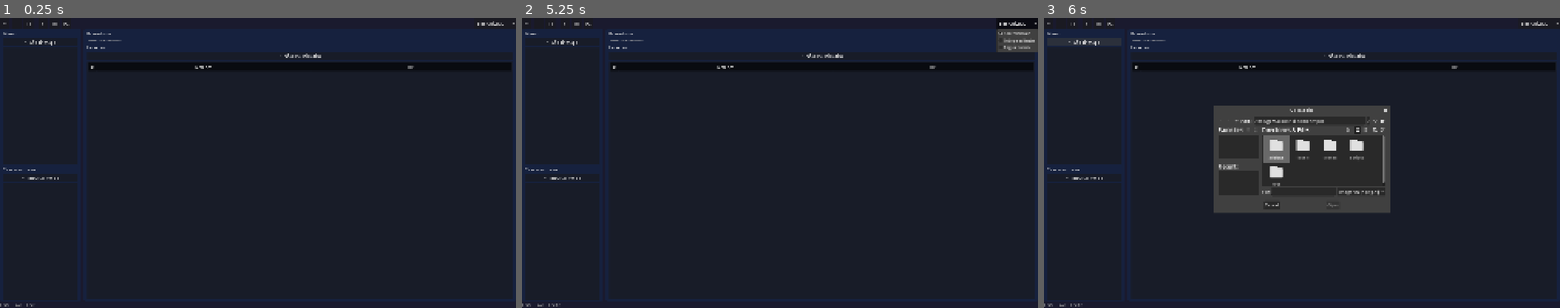
Above: before the commit, frames 1-3 (left to right).
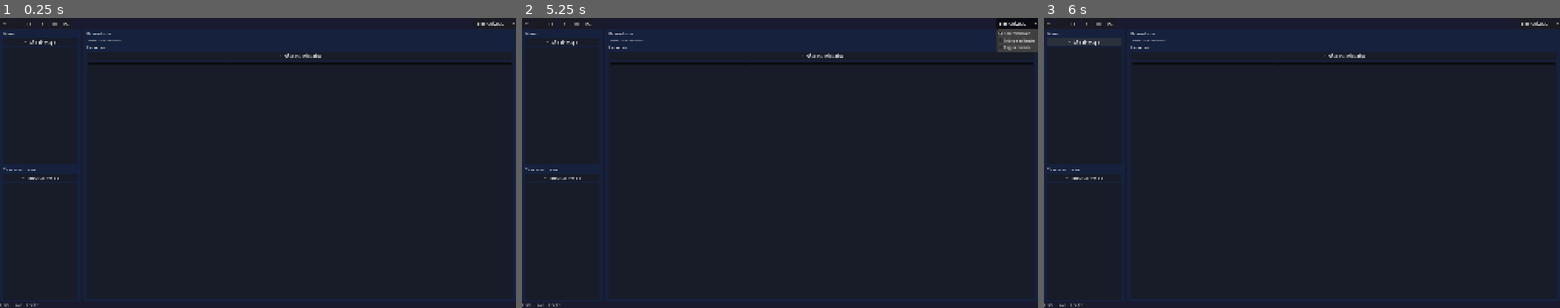
Above: after the commit, the same moments.

Repository: DEVizzent/BattleMapToolkit
Game: Godot game, scene res://scenes/ui/dm_window.tscn
Two runs of this game, one before a commit and one after it. Both use one fixed random seed, a clock stepped at 60 frames per second and the inputs below. This scene is started directly instead of the project's main scene.
Inputs:
- Up to frame 1 (0.25 s): no input
- Up to frame 2 (5.25 s): click "+" at 0.5 s; click "-" at 1.25 s; click "[ ]" at 2 s; click "#" at 2.75 s; click "M" at 3.5 s; click "FX" at 4.25 s; click "Sincronizado" at 5 s
- Up to frame 3 (6 s): click "+ Añadir mapa" at 5.75 s

The runs differ from the first frame. In frame 1, less than 0.1% of the frame differs, in the area x 6-81%, y 16-100%; in frame 2, less than 0.1%; in frame 3, 7.2%, in the area x 17-81%, y 16-68%.
Error after the commit: Parse Error: Value of type "String" cannot be assigned to a variable of type "int". (res://scripts/ui/dm_window.gd:94)

Commit message:
fix: tipo explicito en dm_window.gd:93 y limpieza de estado en test_recent_sessions

Diff:
--- a/scripts/ui/dm_window.gd
+++ b/scripts/ui/dm_window.gd
@@ -90,7 +90,7 @@
 
 func _on_view_mode_changed(idx: int) -> void:
 	var modes := {0: "synced", 1: "independent", 2: "follow_turn"}
-	var mode := modes.get(idx, "synced")
+	var mode: String = modes.get(idx, "synced")
 	GameState.view_mode = mode
 	EventBus.view_mode_changed.emit(mode)
 
--- a/test/test_sessions/test_recent_sessions.gd
+++ b/test/test_sessions/test_recent_sessions.gd
@@ -3,6 +3,7 @@
 const SessionDataClass := preload("res://scripts/session/session_data.gd")
 
 func before_all() -> void:
+	RecentSessions.sessions.clear()
 	if FileAccess.file_exists("user://recent_sessions.json"):
 		DirAccess.remove_absolute("user://recent_sessions.json")
 
@@ -13,6 +14,7 @@
 
 
 func test_empty_on_first_load() -> void:
+	RecentSessions.sessions.clear()
 	RecentSessions._load()
 	assert_eq(RecentSessions.sessions.size(), 0, "Lista vacía si no hay JSON")
 
